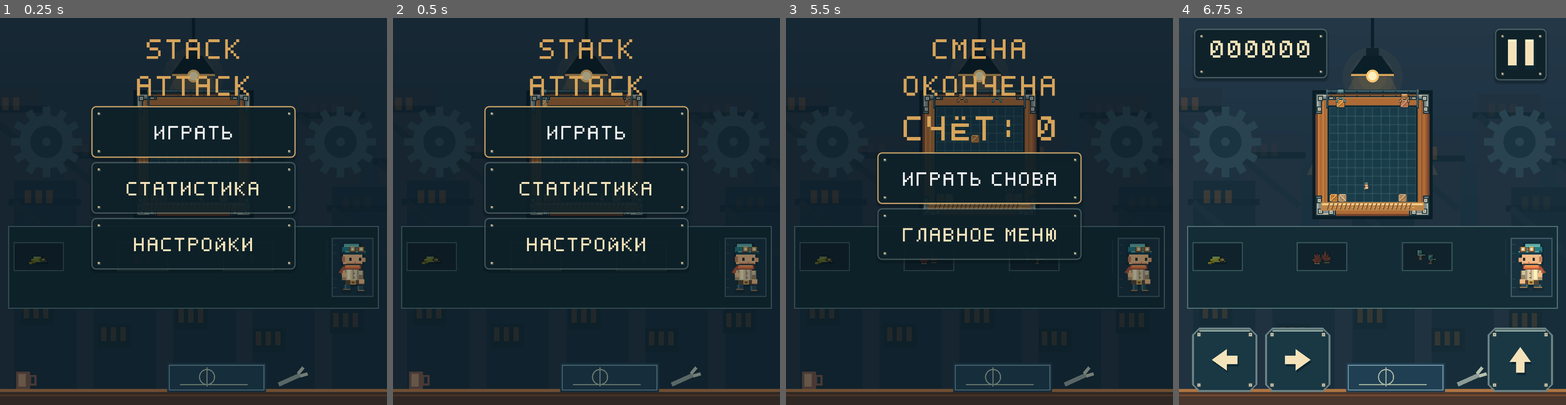
Above: before the commit, frames 1-4 (left to right).
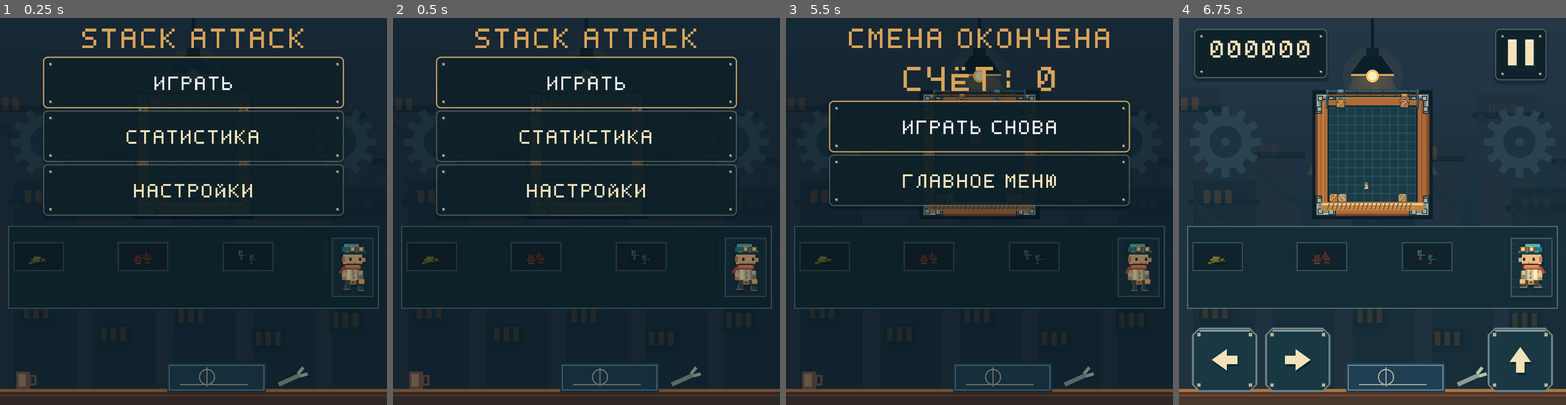
Above: after the commit, the same moments.

Repository: IlyasYOY/stack-attack
Game: Godot game, scene res://game/main.tscn
Two runs of this game, one before a commit and one after it. Both use one fixed random seed, a clock stepped at 60 frames per second and the inputs below. Sound files missing from this copy of the repository are replaced by a short silence.
Inputs (mouse positions are in pixels of both pictures, inside the frame that each line leads up to):
- Up to frame 1 (0.25 s): no input
- Up to frame 2 (0.5 s): no input
- Up to frame 3 (5.5 s): click "Играть" at 0.5 s; click (1126, 52) at 1.25 s; click "Начать заново" at 2 s; tap Enter at 2.75 s; move the mouse to (1064, 192) at 2.77 s; hold Right 2.78-3.5 s; tap E at 2.85 s; click (1064, 192) at 2.92 s; tap Space at 3.02 s; drag from (902, 230) to (960, 288) at 3.52 s; move the mouse to (1018, 126) at 4.27 s; hold Right 4.28-5 s; tap F at 4.35 s; drag from (960, 288) to (863, 153) at 5.02 s
- Up to frame 4 (6.75 s): click "Играть снова" at 5.75 s; tap Space at 6.5 s; move the mouse to (1488, 269) at 6.52 s; hold Left from 6.53 s (still down); hold G from 6.53 s (still down)

The runs differ from the first frame. In frame 1, 8.0% of the frame differs, in the area x 11-89%, y 2-65%; in frame 2, 8.1%; in frame 3, 8.9%, in the area x 11-89%, y 2-63%; in frame 4, nothing differs.

Commit message:
Keep every equipment slot visible on short displays

Diff:
--- a/game/main.gd
+++ b/game/main.gd
@@ -253,7 +253,16 @@
 	var content := VBoxContainer.new()
 	content.size_flags_horizontal = Control.SIZE_EXPAND_FILL
 	panel.add_child(content)
+	if _short_strip_panel():
+		var frame := _make_style(Color.TRANSPARENT, Color.TRANSPARENT, 2)
+		frame.set_border_width_all(0)
+		panel.add_theme_stylebox_override("panel", frame)
+		content.add_theme_constant_override("separation", 2)
 	return content
+
+
+func _short_strip_panel() -> bool:
+	return screen in ["menu", "over"] and world.equipment_strip.has_area() and world.equipment_strip.position.y < 248
 
 
 func _position_panel() -> void:
@@ -264,7 +273,8 @@
 
 func _panel_area() -> Rect2:
 	if screen in ["menu", "over"]:
-		var width := minf(size.x - 12, maxf(230, world.field.size.x * 0.90))
+		var minimum_width := 300 if _short_strip_panel() else 230
+		var width := minf(size.x - 12, maxf(minimum_width, world.field.size.x * 0.90))
 		var center := world.field.get_center()
 		return Rect2(center - Vector2(width * 0.5, world.field.size.y * 0.5), Vector2(width, world.field.size.y))
 	return Rect2(Vector2.ZERO, size)
--- a/tests/test_game.gd
+++ b/tests/test_game.gd
@@ -1686,6 +1686,7 @@
 			check(app.world.field == stage and app.world.equipment_strip == strip, "Screen transitions must preserve board and gear geometry")
 			if state != "playing":
 				check(absf(app.panel.get_global_rect().get_center().x - stage.get_center().x) <= 1, "The menu and result must share the board axis")
+				check(not strip.has_area() or not strip.intersects(app.panel.get_global_rect()), "Menus must leave every equipment slot visible")
 		for rect in app.world.controls.values():
 			check(Rect2(Vector2.ZERO, app.size).encloses(rect), "Every touch control must stay inside the viewport")
 			check(not app.world.field.intersects(rect), "Touch controls must not cover the field")
